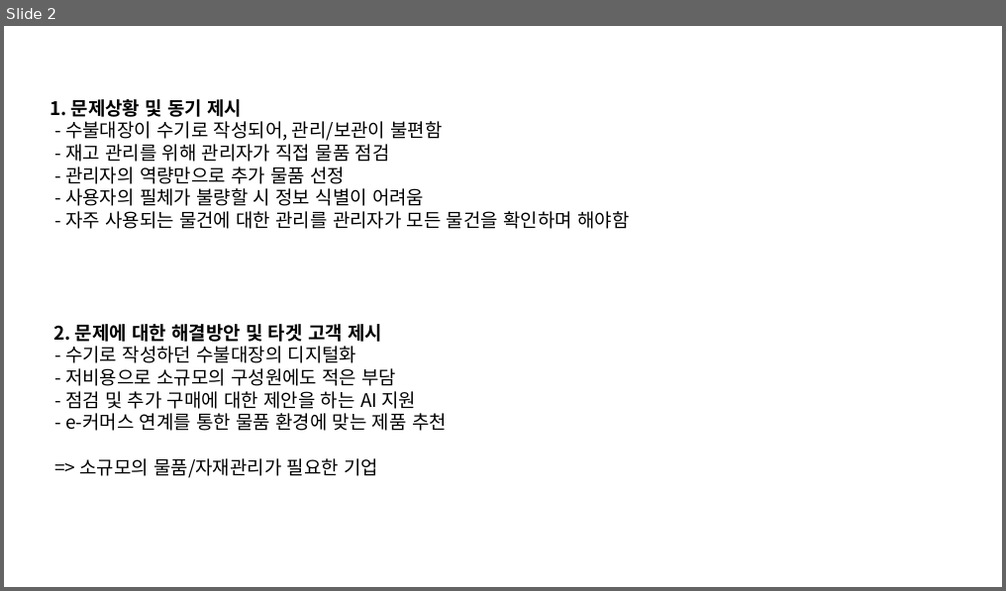
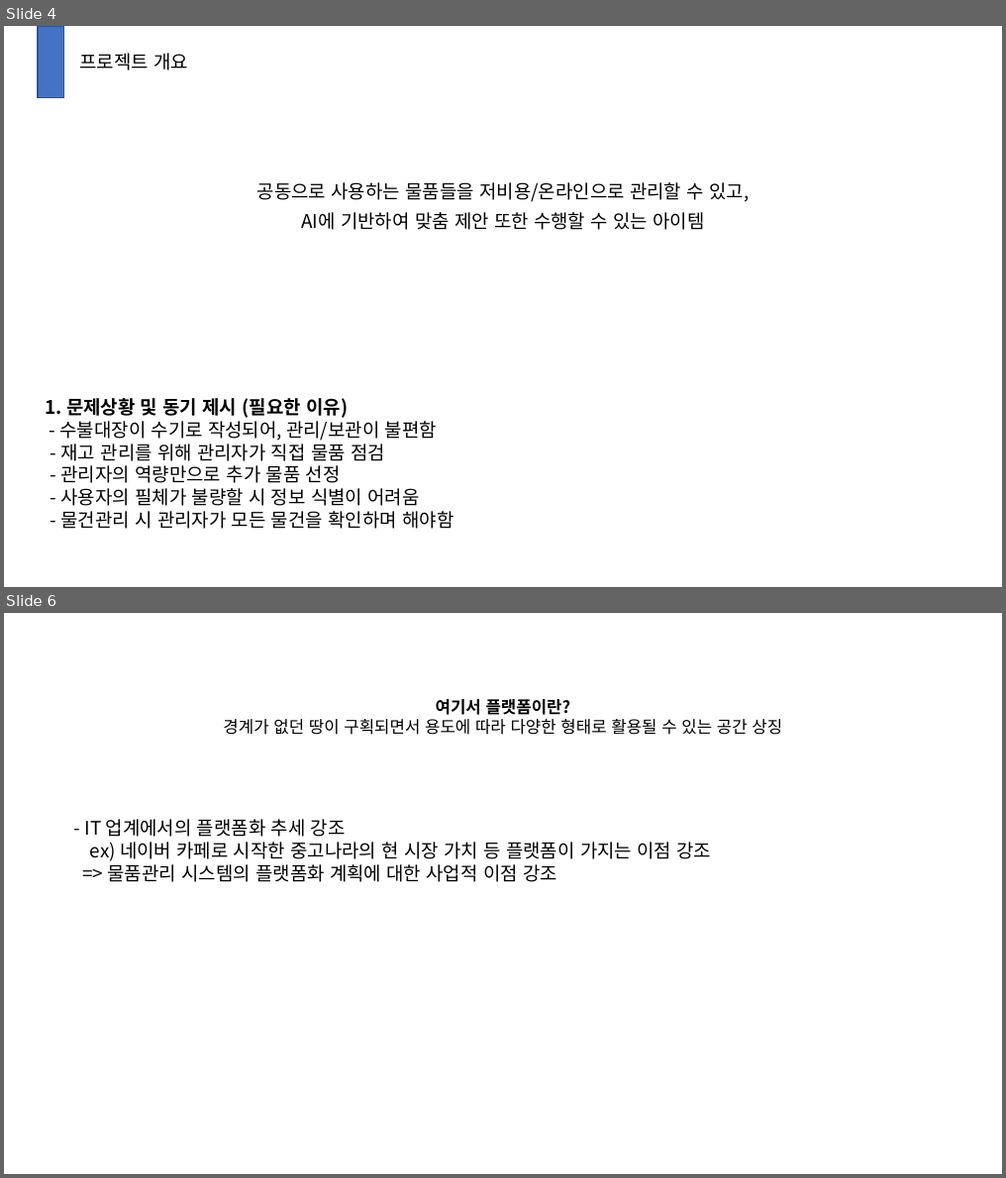
Before and after one commit to DEU-High-Five/4-1_Capstone_Document, a slide deck: 중간발표/중간발표(초안계획).pptx. Shown one above the other, each under a label of ours: slide 2 before the commit, slides 4 and 6 after it; the slides between them are not shown. The pictures are 1006x591 and 1006x1178 pixels, drawn with LibreOffice and Linux fonts; fonts in the diff are those of the drawing. Boxes give left, top, right and bottom in pixels: in the first picture for what was removed or moved away, otherwise in the second. Text is boxed around its words. In the diff, an @@ line names an element or a change of style, - is before the commit and + after.

```diff
--- a/중간발표/중간발표(초안계획).pptx
+++ b/중간발표/중간발표(초안계획).pptx
@@ slide 6 added at [4,613,1002,1174], background #FFFFFF @@
@@ text added at [223,699,782,735], 16 pt, text #000000 @@
+여기서 플랫폼이란?
+경계가 없던 땅이 구획되면서 용도에 따라 다양한 형태로 활용될 수 있는 공간 상징
@@ text added at [85,819,712,882], 18 pt, text #000000 @@
+- IT 업계에서의 플랫폼화 추세 강조
+ex) 네이버 카페로 시작한 중고나라의 현 시장 가치 등 플랫폼이 가지는 이점 강조
+=> 물품관리 시스템의 플랫폼화 계획에 대한 사업적 이점 강조
@@ what was slide 2 is now slide 4 @@
@@ slide 4 changed as well @@
@@ rectangle added at [38,26,63,98], fill #4472C4, outline #325491 1 pt @@
@@ text added at [79,53,188,71], 18 pt, text #000000 @@
+프로젝트 개요
@@ text added at [257,182,748,230], 18 pt, text #000000 @@
+공동으로 사용하는 물품들을 저비용/온라인으로 관리할 수 있고,
+AI에 기반하여 맞춤 제안 또한 수행할 수 있는 아이템
@@ text at [45,398,453,529]: text changed @@
-1. 문제상황 및 동기 제시
-- 수불대장이 수기로 작성되어, 관리/보관이 불편함
-- 재고 관리를 위해 관리자가 직접 물품 점검
-- 관리자의 역량만으로 추가 물품 선정
-- 사용자의 필체가 불량할 시 정보 식별이 어려움
-- 자주 사용되는 물건에 대한 관리를 관리자가 모든 물건을 확인하며 해야함
-2. 문제에 대한 해결방안 및 타겟 고객 제시
-- 수기로 작성하던 수불대장의 디지털화
-- 저비용으로 소규모의 구성원에도 적은 부담
-- 점검 및 추가 구매에 대한 제안을 하는 AI 지원
-- e-커머스 연계를 통한 물품 환경에 맞는 제품 추천
-=> 소규모의 물품/자재관리가 필요한 기업
+1. 문제상황 및 동기 제시 (필요한 이유)
+- 수불대장이 수기로 작성되어, 관리/보관이 불편함
+- 재고 관리를 위해 관리자가 직접 물품 점검
+- 관리자의 역량만으로 추가 물품 선정
+- 사용자의 필체가 불량할 시 정보 식별이 어려움
+- 물건관리 시 관리자가 모든 물건을 확인하며 해야함
```
Also in this commit, not shown: 3 other slides changed, 7 other slides added, 1 slide removed, 1 other file.
